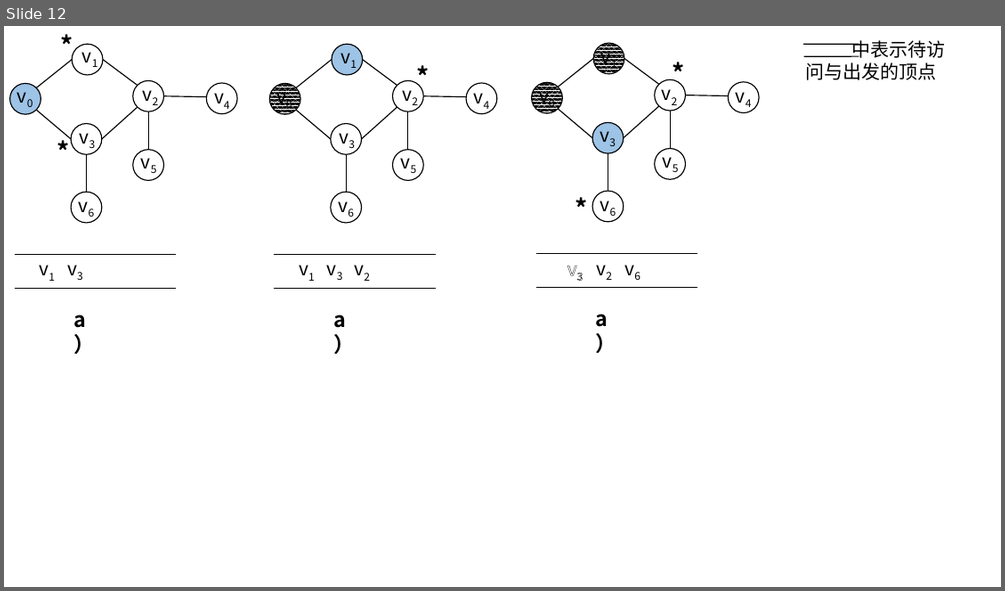
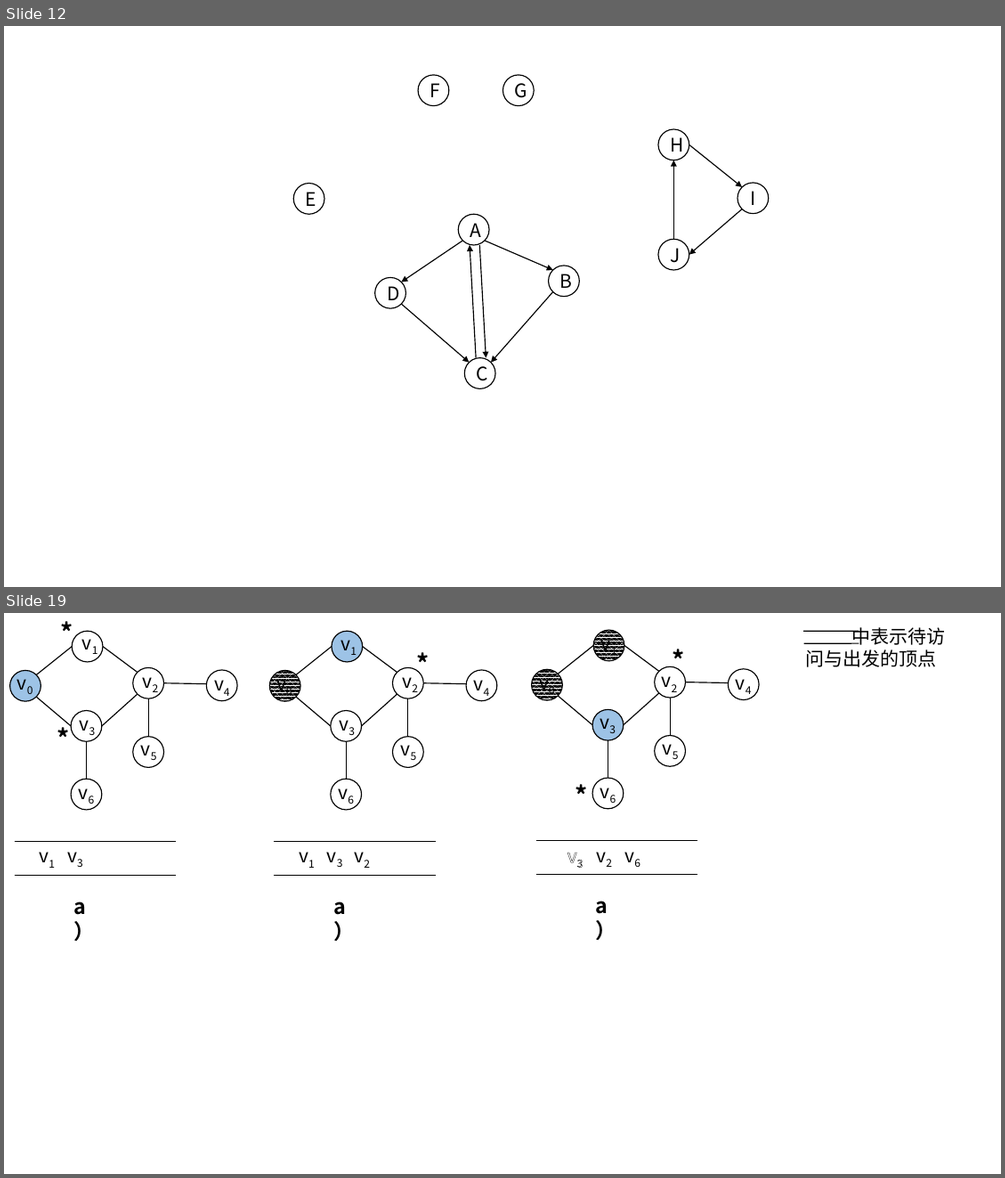
Before and after one commit to CoreLoop163/CoreLoopBooks, a slide deck: data_structure/assets/pics_and_ppts/ch5/画图用、.pptx. Shown one above the other, each under a label of ours: slide 12 before the commit, slides 12 and 19 after it; the slides between them are not shown. The pictures are 1005x591 and 1005x1178 pixels, drawn with LibreOffice and Linux fonts; fonts in the diff are those of the drawing. Boxes give left, top, right and bottom in pixels: in the first picture for what was removed or moved away, otherwise in the second. Text is boxed around its words. In the diff, an @@ line names an element or a change of style, - is before the commit and + after.

```diff
--- a/data_structure/assets/pics_and_ppts/ch5/画图用、.pptx
+++ b/data_structure/assets/pics_and_ppts/ch5/画图用、.pptx
@@ slide 12 added at [4,26,1001,587], background #FFFFFF @@
@@ ellipse added at [418,75,449,105], fill #FFFFFF, outline #000000 1 pt, 18 pt, text #000000 @@
+F
@@ ellipse added at [502,75,534,105], fill #FFFFFF, outline #000000 1 pt, 18 pt, text #000000 @@
+G
@@ ellipse added at [658,129,689,160], fill #FFFFFF, outline #000000 1 pt, 18 pt, text #000000 @@
+H
@@ arrow added from (689, 145) to (742, 187), #000000 1 pt @@
@@ ellipse added at [293,183,324,214], fill #FFFFFF, outline #000000 1 pt, 18 pt, text #000000 @@
+E
@@ arrow added from (674, 239) to (674, 160), #000000 1 pt @@
@@ ellipse added at [737,183,769,213], fill #FFFFFF, outline #000000 1 pt, 18 pt, text #000000 @@
+I
@@ arrow added from (742, 209) to (689, 255), #000000 1 pt @@
@@ ellipse added at [458,214,488,244], fill #FFFFFF, outline #000000 1 pt, 18 pt, text #000000 @@
+A
@@ ellipse added at [658,239,689,270], fill #FFFFFF, outline #000000 1 pt, 18 pt, text #000000 @@
+J
@@ arrow added from (463, 240) to (401, 281), #000000 1 pt @@
@@ arrow added from (476, 358) to (469, 245), #000000 1 pt @@
@@ arrow added from (479, 245) to (485, 358), #000000 1 pt @@
@@ arrow added from (485, 240) to (553, 270), #000000 1 pt @@
@@ ellipse added at [549,265,579,296], fill #FFFFFF, outline #000000 1 pt, 18 pt, text #000000 @@
+B
@@ ellipse added at [375,277,405,308], fill #FFFFFF, outline #000000 1 pt, 18 pt, text #000000 @@
+D
@@ arrow added from (553, 291) to (491, 362), #000000 1 pt @@
@@ arrow added from (401, 305) to (469, 362), #000000 1 pt @@
@@ ellipse added at [465,358,495,389], fill #FFFFFF, outline #000000 1 pt, 18 pt, text #000000 @@
+C
@@ what was slide 12 is now slide 19 @@
```
Also in this commit, not shown: 3 slides changed, 4 other slides added, 59 other files.
